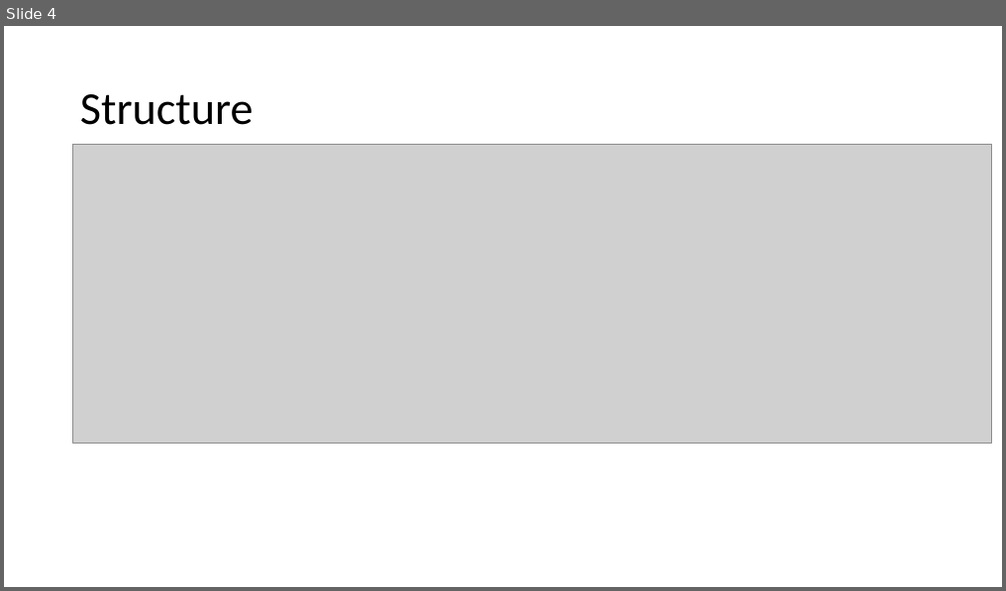
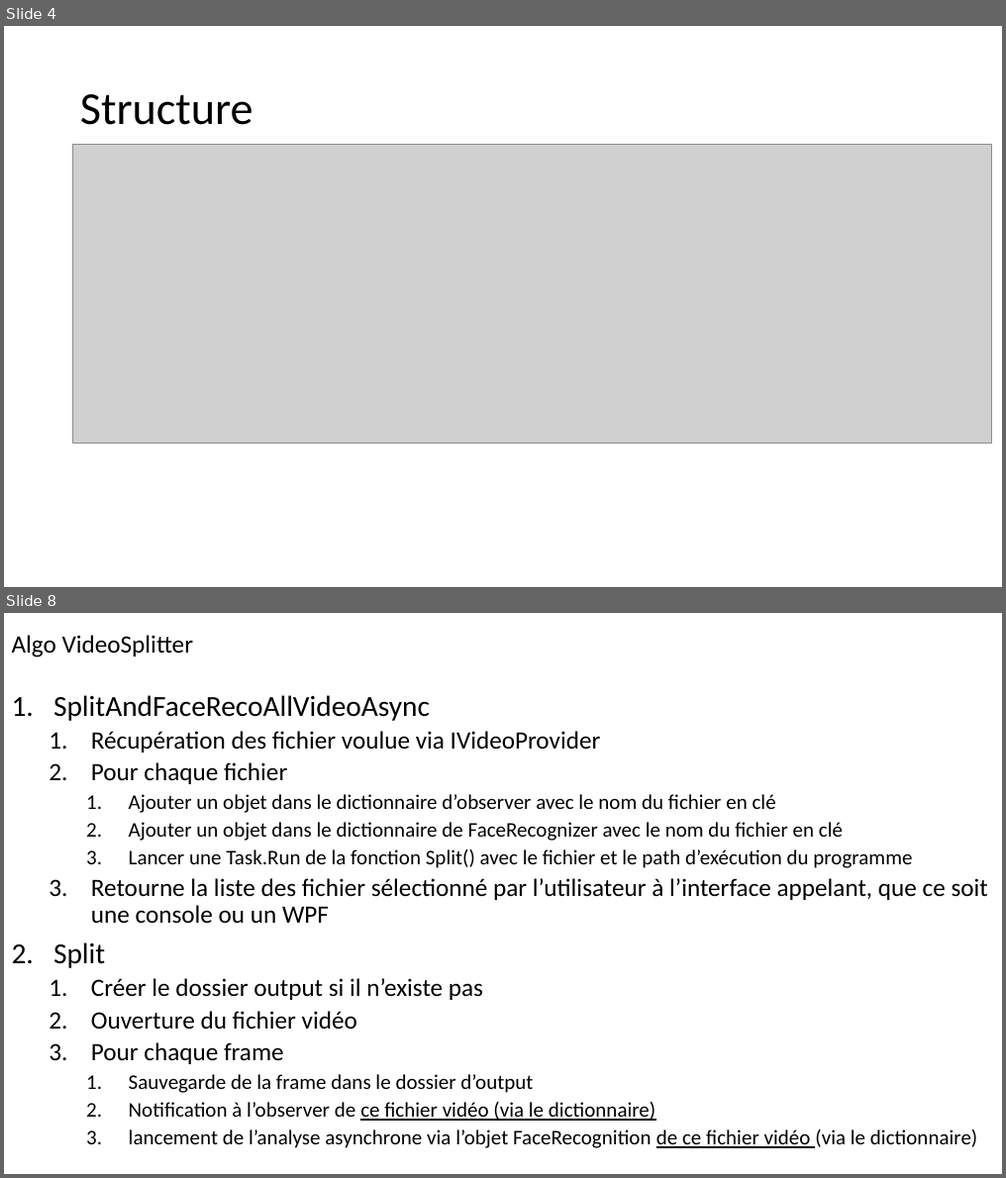
Before and after one commit to chaudois/LieDetectorMicrosoft, a slide deck: Architecture.pptx. Shown one above the other, each under a label of ours: slide 4 before the commit, slides 4 and 8 after it; the slides between them are not shown. The pictures are 1006x591 and 1006x1178 pixels, drawn with LibreOffice and Linux fonts; fonts in the diff are those of the drawing; grey boxes stand for pictures. Boxes give left, top, right and bottom in pixels: in the first picture for what was removed or moved away, otherwise in the second. Text is boxed around its words. In the diff, an @@ line names an element or a change of style, - is before the commit and + after.

```diff
--- a/Architecture.pptx
+++ b/Architecture.pptx
@@ slide 8 added at (4, 613, 1002, 1174), background #FFFFFF @@
@@ title added at (12, 635, 193, 658), 24 pt, text #000000 @@
+Algo VideoSplitter
@@ text added at (54, 695, 988, 1149), 20 pt, text #000000 @@
+1. SplitAndFaceRecoAllVideoAsync
+  1. Récupération des fichier voulue via IVideoProvider
+  2. Pour chaque fichier
+    1. Ajouter un objet dans le dictionnaire d’observer avec le nom du fichier en clé
+    2. Ajouter un objet dans le dictionnaire de FaceRecognizer avec le nom du fichier en clé
+    3. Lancer une Task.Run de la fonction Split() avec le fichier et le path d’exécution du programme
+  3. Retourne la liste des fichier sélectionné par l’utilisateur à l’interface appelant, que ce soit une console ou un WPF
+2. Split
+  1. Créer le dossier output si il n’existe pas
+  2. Ouverture du fichier vidéo
+  3. Pour chaque frame
+    1. Sauvegarde de la frame dans le dossier d’output
+    2. Notification à l’observer de ce fichier vidéo (via le dictionnaire)
+    3. lancement de l’analyse asynchrone via l’objet FaceRecognition de ce fichier vidéo (via le dictionnaire)
```
Also in this commit, not shown: 3 slides changed, 3 other slides added, 2 slides removed, 9 other files.
